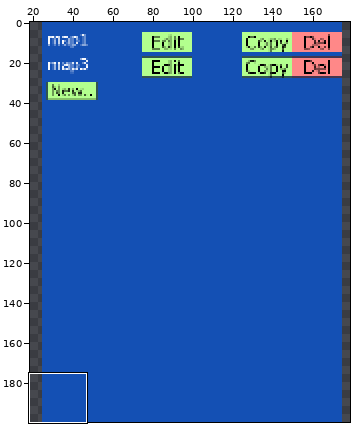
A sprite sheet gets an edit: www/Tools/MapEditor2/images/icon_thumbnail.png. Above: a wide view before the commit, with the close-up outlined.
Close-up. As it was:
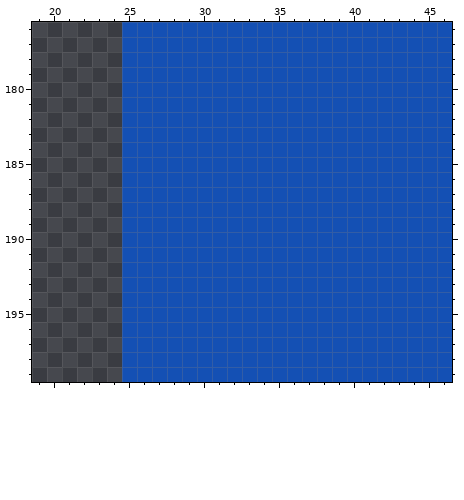
The file is 200x200 pixels. Colours within 5 levels of each other are drawn and written as one. Shown: x 19..46, y 176..199. The wide view leaves out empty margins. The commit also changed other parts of the picture, which this record leaves out.
The same view after the edit:
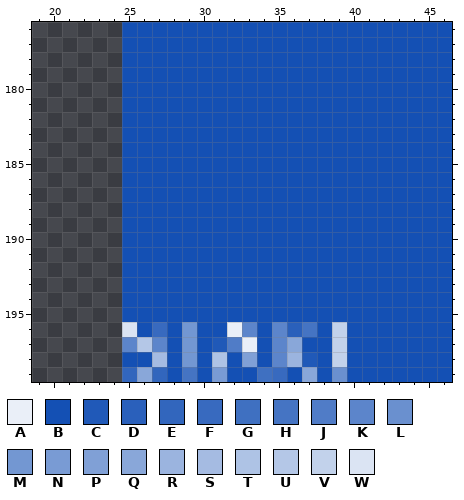
Palette (. is transparent): A #eaeff8  B #1450b4  C #2059b8  D #2a60bb  E #3266bd  F #386abf  G #3f70c1  H #4574c3  J #507cc7  K #5c85cb  L #6a90cf  M #7397d2  N #799bd4  P #80a0d6  Q #89a7d9  R #9bb4df  S #a5bbe2  T #aec3e5  U #b4c7e7  V #c2d2eb  W #dbe4f3
Changes in this commit:
Colour A replaces colour B in row 196 at x 32; in row 197 at x 33.
Colour C replaces colour B in row 197 at x 31; in row 198 at x 37.
Colour D replaces colour B in row 196 at x 36.
Colour E replaces colour B in row 199 at x 25 and 27.
Colour F replaces colour B in row 196 at x 27; in row 199 at x 35.
Colour G replaces colour B in row 199 at x 34.
Colour H replaces colour B in row 196 at x 37; in row 199 at x 29.
Colour J replaces colour B in row 197 at x 32.
Colour K replaces colour B in row 196 at x 33 and 35; in row 197 at x 25, 27 and 35; in row 198 at x 35.
Colour L replaces colour B in row 199 at x 39.
Colour M replaces colour B in rows 196 to 198 at x 29.
Colour N replaces colour B in row 199 at x 31.
Colour P replaces colour B in row 198 at x 33.
Colour Q replaces colour B in row 197 at x 36; in row 199 at x 26 and 37.
Colour R replaces colour B in row 198 at x 36.
Colour S replaces colour B in row 198 at x 27.
Colour T replaces colour B in row 198 at x 31.
Colour U replaces colour B in row 197 at x 26.
Colour V replaces colour B in rows 196 to 198 at x 39.
Colour W replaces colour B in row 196 at x 25.
